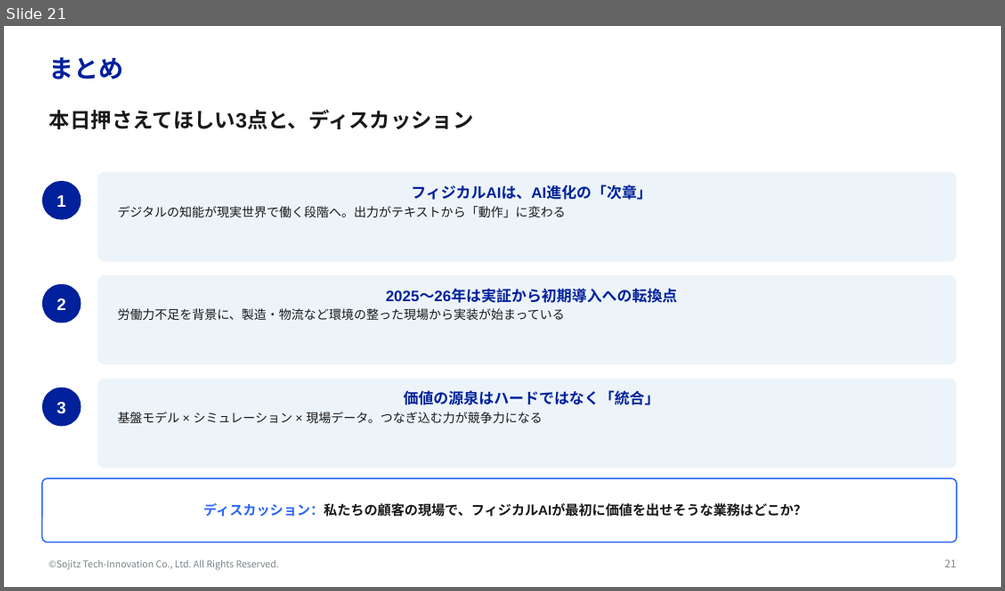
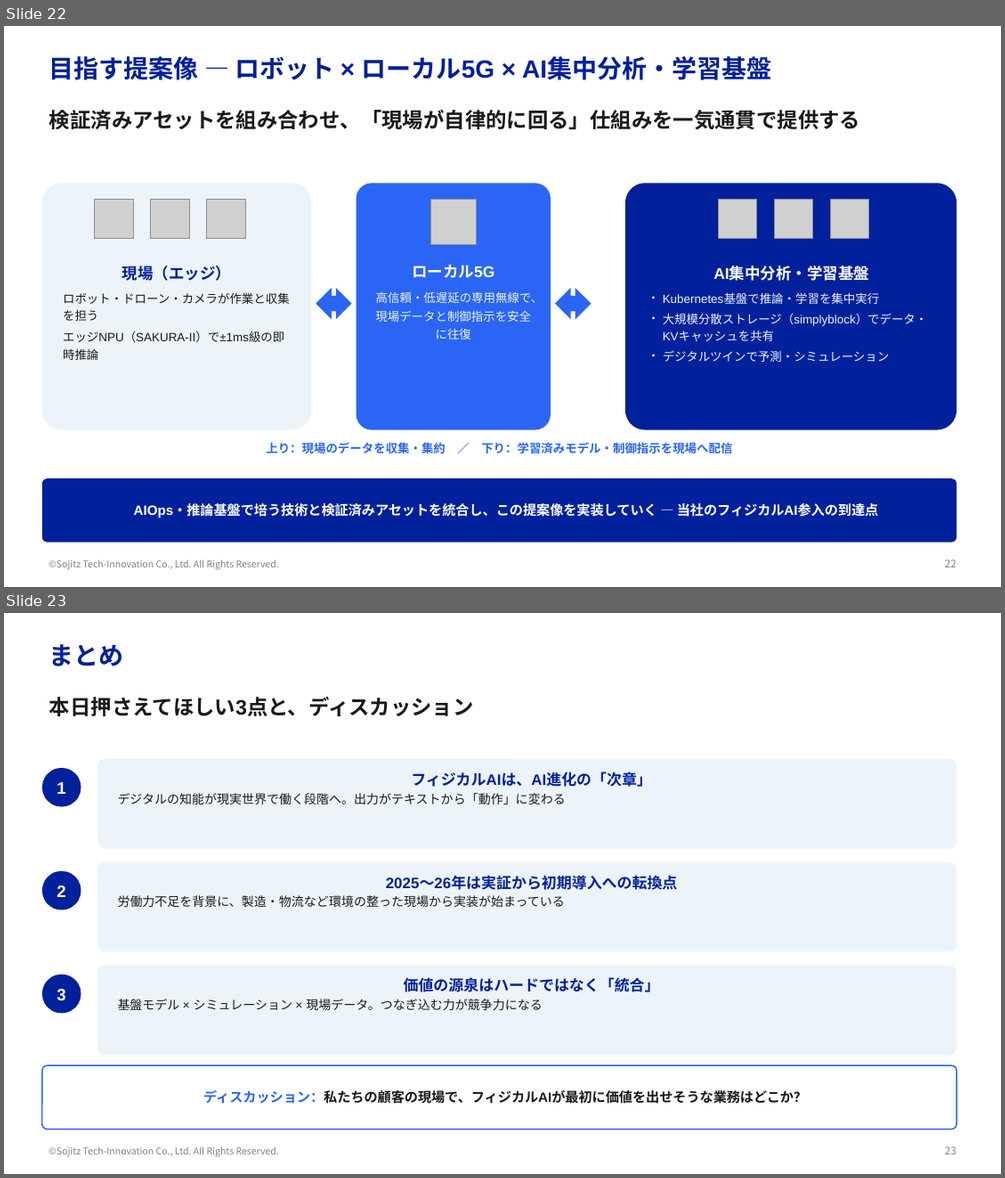
Before and after one commit to yktashiro2/aap, a slide deck: docs/フィジカルAI勉強会.pptx. Shown one above the other, each under a label of ours: slide 21 before the commit, slides 22 and 23 after it. The pictures are 1005x591 and 1005x1178 pixels, drawn with LibreOffice and Linux fonts; fonts in the diff are those of the drawing; grey boxes stand for pictures; background and template pictures are left out. Boxes give left, top, right and bottom in pixels: in the first picture for what was removed or moved away, otherwise in the second. Text is boxed around its words. In the diff, an @@ line names an element or a change of style, - is before the commit and + after.

```diff
--- a/docs/フィジカルAI勉強会.pptx
+++ b/docs/フィジカルAI勉強会.pptx
@@ slide 22 added at (x1=4, y1=26, x2=1001, y2=587), background #FFFFFF; not listed: 2 template elements that a slide beside it also shows @@
@@ title added at (x1=49, y1=56, x2=771, y2=80), 24 pt, text #00209B, bold @@
+目指す提案像 — ロボット × ローカル5G × AI集中分析・学習基盤
@@ text added at (x1=49, y1=110, x2=860, y2=130), 20 pt, text #191919, bold @@
+検証済みアセットを組み合わせ、「現場が自律的に回る」仕組みを一気通貫で提供する
@@ rounded rectangle added at (x1=42, y1=183, x2=311, y2=430), fill #EDF4F9, 11.5 pt, text #191919 @@
+現場（エッジ）
+ロボット・ドローン・カメラが作業と収集を担う
+エッジNPU（SAKURA-II）で±1ms級の即時推論
@@ rounded rectangle added at (x1=356, y1=183, x2=550, y2=430), fill #2A65F5, 11.5 pt, text #EDF4F9 @@
+ローカル5G
+高信頼・低遅延の専用無線で、現場データと制御指示を安全に往復
@@ rounded rectangle added at (x1=625, y1=183, x2=956, y2=430), fill #00219B, 11.5 pt, text #EDF4F9 @@
+AI集中分析・学習基盤
+・ Kubernetes基盤で推論・学習を集中実行
+・ 大規模分散ストレージ（simplyblock）でデータ・KVキャッシュを共有
+・ デジタルツインで予測・シミュレーション
@@ picture added at (x1=95, y1=200, x2=133, y2=239) @@
@@ picture added at (x1=151, y1=200, x2=189, y2=239) @@
@@ picture added at (x1=207, y1=200, x2=245, y2=239) @@
@@ picture added at (x1=431, y1=200, x2=476, y2=244) @@
@@ picture added at (x1=718, y1=200, x2=757, y2=239) @@
@@ picture added at (x1=774, y1=200, x2=813, y2=239) @@
@@ picture added at (x1=830, y1=200, x2=869, y2=239) @@
@@ left right arrow added at (x1=316, y1=288, x2=352, y2=319), fill #2A65F5 @@
@@ left right arrow added at (x1=555, y1=288, x2=591, y2=319), fill #2A65F5 @@
@@ text added at (x1=266, y1=442, x2=732, y2=454), 11.5 pt, text #2A65F5, bold @@
+上り：現場のデータを収集・集約 ／ 下り：学習済みモデル・制御指示を現場へ配信
@@ rounded rectangle added at (x1=42, y1=478, x2=956, y2=542), fill #00219B, 13 pt, text #FFFFFF, bold @@
+AIOps・推論基盤で培う技術と検証済みアセットを統合し、この提案像を実装していく — 当社のフィジカルAI参入の到達点
@@ what was slide 21 is now slide 23 @@
@@ page number at (x1=945, y1=1146, x2=956, y2=1154): text changed @@
-21
+23
```
Also in this commit, not shown: 14 slides changed, 1 other slide added.
